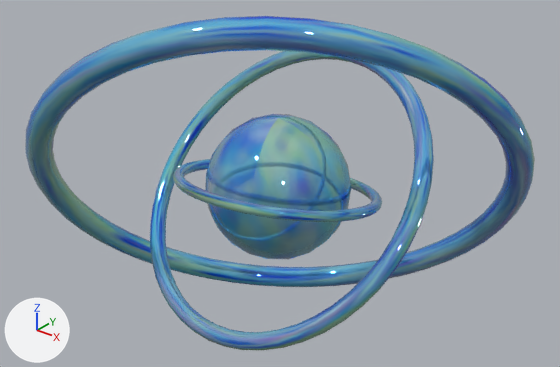
One commit to the glTF model models/special-bubble.glb: the scene before it, then after it.
One viewpoint serves both versions: a 50 mm camera at (5.99, -7.44, 4.67) aimed at (0.01, 0.03, 0.04). Every picture has the same lights, and +X, +Y and +Z are marked at lower left. Where no turn or scale is listed for an object, it has been applied to the vertices. Vertices at the same position are counted once.

The first picture shows 'Icosphere', 'Ring 1', 'Ring 2', 'Ring 3'.
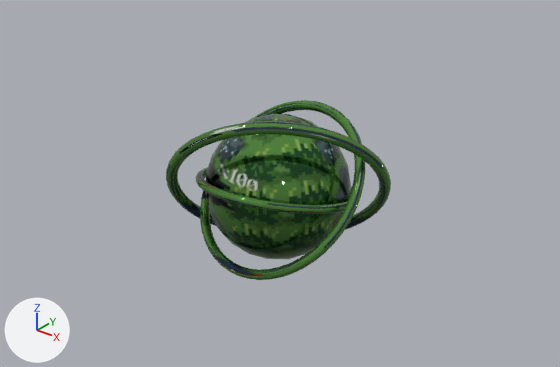
Where the newer file only moved an object's origin or applied its transform, the numbers keep the older frame.

Pixel boxes (x1, y1, x2, y2) of what changed, in the pictures (560 x 367 px):
'Ring 3', surface changed, mesh rescaled (56% narrower, 60% shorter)
    before: (25, 16, 535, 287)
    after: (166, 121, 391, 230)
'Ring 2', surface changed, mesh rescaled (42% narrower, 40% shorter)
    before: (150, 51, 434, 351)
    after: (200, 100, 365, 280)
'Icosphere', surface changed
    both: (205, 114, 351, 259)
'Ring 1', surface changed, mesh rescaled (25% narrower, 25% shorter)
    before: (173, 159, 382, 222)
    after: (195, 167, 352, 214)

The edits, one by one:
Picture 'pixel-art-inspo' (img_pixel_art_inspo) is new.
Material 'Material.001' (mat_material_001) changes its picture from img_soap to img_pixel_art_inspo.
me_torus has 576 vertices, 1152 faces and spans x -1.43..1.43, y -1.39..1.39, z -0.41..0.41.
me_torus is used by ob_ring_1; location (0.0, 0.0, 0.0).
me_torus part 1: the whole mesh is scaled about its middle by 0.79.
me_torus_001 has 576 vertices, 1152 faces and spans x -2.24..2.24, y -1.59..1.59, z -1.68..1.68.
me_torus_001 is used by ob_ring_2; location (0.0, 0.0, 0.0).
me_torus_001 part 2: the whole mesh is scaled about its middle by 0.589.
me_torus_002 has 576 vertices, 1152 faces and spans x -2.97..2.97, y -2.53..2.53, z -2.79..2.79.
me_torus_002 is used by ob_ring_3; location (0.0, 0.0, 0.0).
me_torus_002 part 3: the whole mesh is scaled about its middle by 0.456.
